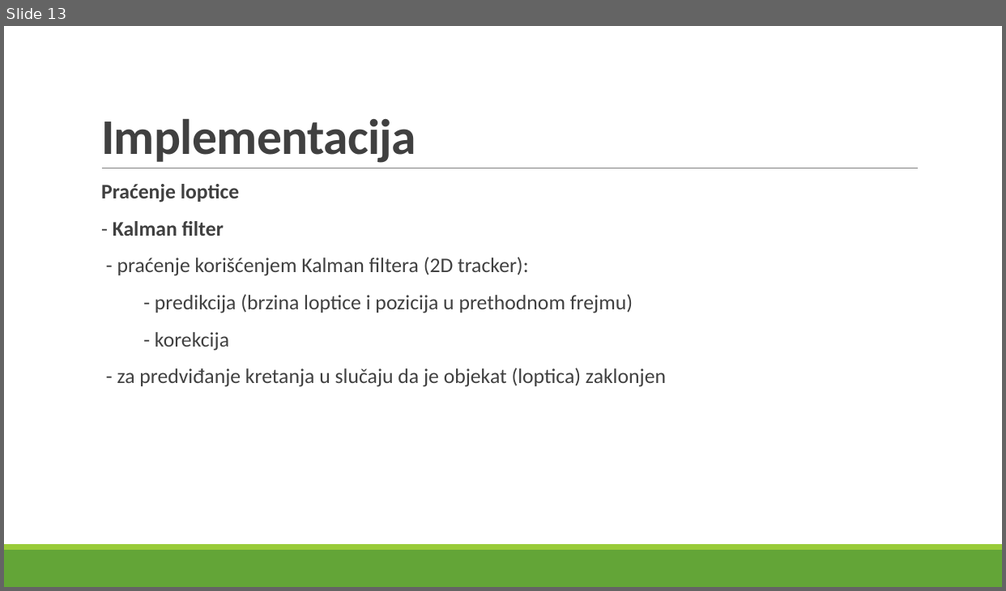
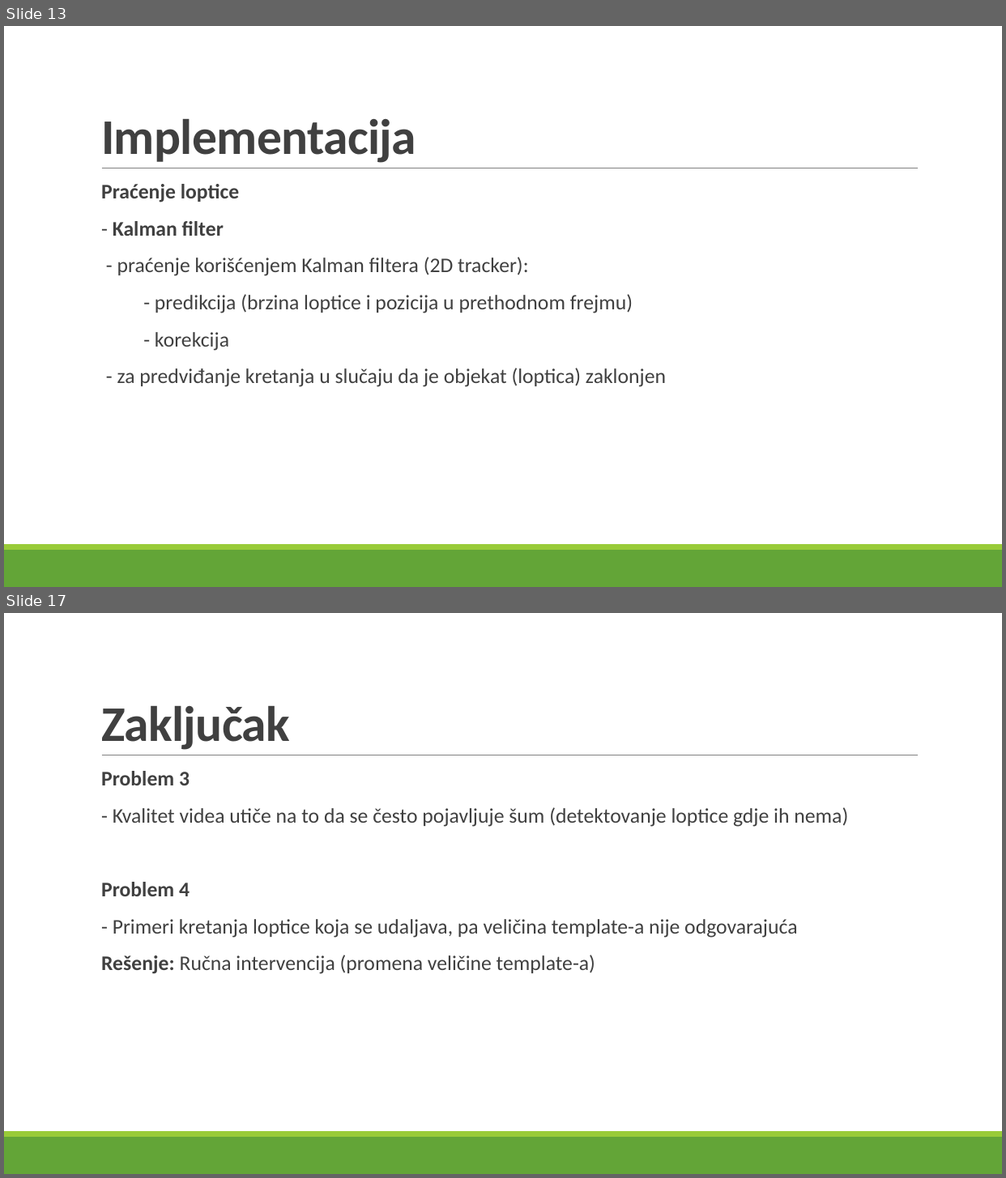
Before and after one commit to ckraisnikovic/softComputing, a slide deck: Detekcija i praćenje golf loptice na golf terenu.pptx. Shown one above the other, each under a label of ours: slide 13 before the commit, slides 13 and 17 after it; the slides between them are not shown. The pictures are 1006x591 and 1006x1178 pixels, drawn with LibreOffice and Linux fonts; fonts in the diff are those of the drawing. Boxes give left, top, right and bottom in pixels: in the first picture for what was removed or moved away, otherwise in the second. Text is boxed around its words. In the diff, an @@ line names an element or a change of style, - is before the commit and + after.

```diff
--- a/Detekcija i praćenje golf loptice na golf terenu.pptx
+++ b/Detekcija i praćenje golf loptice na golf terenu.pptx
@@ slide 17 added at (x1=4, y1=613, x2=1002, y2=1174), background #FFFFFF; not listed: 3 template elements that a slide beside it also shows @@
@@ title added at (x1=101, y1=706, x2=290, y2=750), 48 pt, text #404040, bold @@
+Zaključak
@@ text added at (x1=101, y1=771, x2=848, y2=974), 20 pt, text #404040 @@
+  Problem 3
+  - Kvalitet videa utiče na to da se često pojavljuje šum (detektovanje loptice gdje ih nema)
+  Problem 4
+  - Primeri kretanja loptice koja se udaljava, pa veličina template-a nije odgovarajuća
+  Rešenje: Ručna intervencija (promena veličine template-a)
```
Also in this commit, not shown: 13 slides changed, 3 other slides added.
